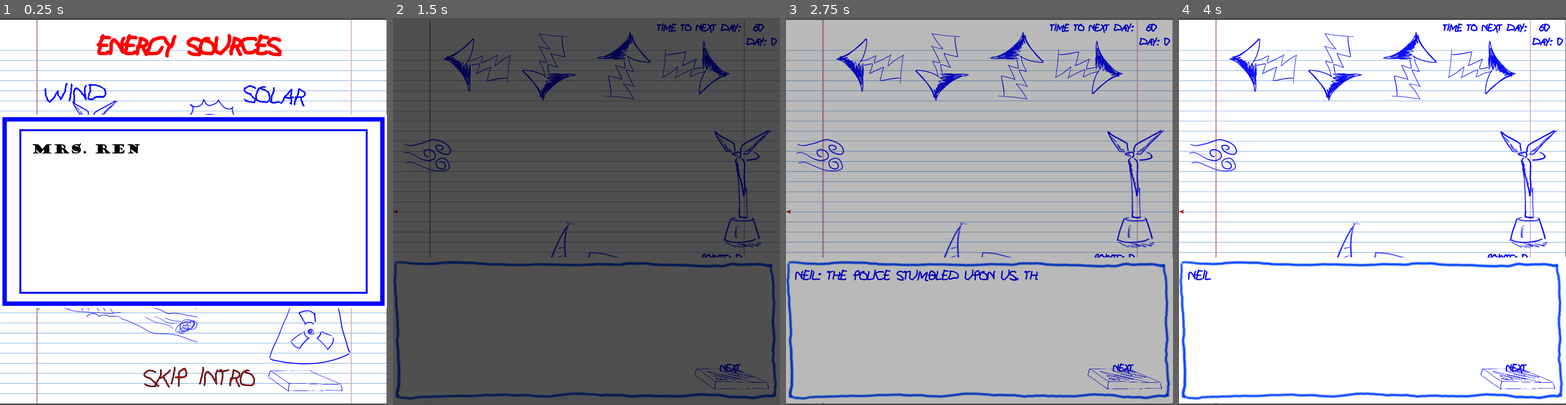
Above: before the commit, frames 1-4 (left to right).
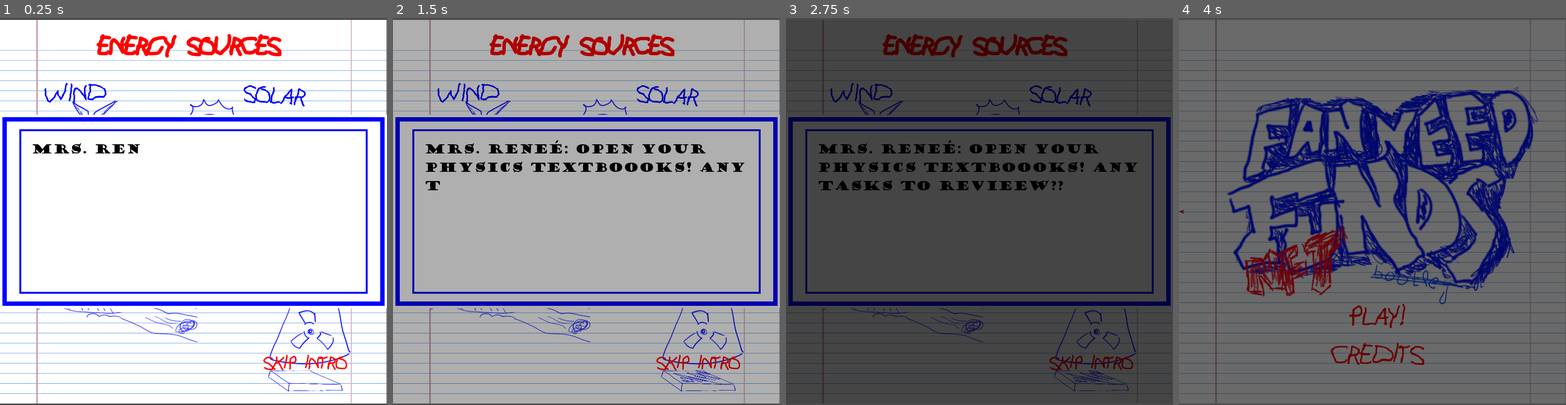
Above: after the commit, the same moments.

Repository: Hackerspace-IFUSP/Gogodot-Jam-2
Game: Godot game, scene res://Scenes/Intro.tscn
Two runs of this game, one before a commit and one after it. Both use one fixed random seed, a clock stepped at 60 frames per second and the inputs below.
Inputs (mouse positions are in pixels of both pictures, inside the frame that each line leads up to):
- Up to frame 1 (0.25 s): no input
- Up to frame 2 (1.5 s): click "Skip intro" at 0.5 s; click (725, 374) at 1.25 s, where only the run before the commit has a clickable "Next"
- Up to frame 3 (2.75 s): click (1118, 374) at 2 s, where only the run before the commit has a clickable "Next"
- Up to frame 4 (4 s): click (1480, 377) at 2.75 s, where only the run after the commit has a clickable "Skip intro"; tap Enter (ui_accept) at 3.5, 3.6, 3.77 s; hold Right (ui_right) from 3.53 s (still down)

The runs differ from the first frame. In frame 1, 0.7% of the frame differs, in the area x 37-90%, y 87-96%; in frame 2, 99%; in frame 3, 99%, in the area x 0-100%, y 0-100%; in frame 4, 99%.

Commit message:
title_and_end_screen

Diff:
--- a/Dialog_system/scripts/Dialog_box.gd
+++ b/Dialog_system/scripts/Dialog_box.gd
@@ -51,6 +51,7 @@
 
 
 func dialog_events():
+
 	if dialog_index == dialog.size():
 		hide()
 		pass
--- a/Scenes/Game.tscn
+++ b/Scenes/Game.tscn
@@ -16,6 +16,7 @@
 [ext_resource path="res://Scripts/Diolog.gd" type="Script" id=14]
 [ext_resource path="res://Sprites/Objects/Text_box_kid.png" type="Texture" id=15]
 [ext_resource path="res://music/ping_pong_8bit_beeep.ogg" type="AudioStream" id=16]
+[ext_resource path="res://Sprites/Objects/Text_box_intro.png" type="Texture" id=17]
 
 [sub_resource type="DynamicFont" id=15]
 size = 24
@@ -381,6 +382,59 @@
 outline_color = Color( 0, 0, 1, 1 )
 font_data = ExtResource( 6 )
 
+[sub_resource type="DynamicFont" id=27]
+size = 150
+outline_size = 3
+outline_color = Color( 0, 0, 1, 1 )
+font_data = ExtResource( 6 )
+
+[sub_resource type="Animation" id=28]
+length = 0.001
+tracks/0/type = "value"
+tracks/0/path = NodePath(".:position")
+tracks/0/interp = 1
+tracks/0/loop_wrap = true
+tracks/0/imported = false
+tracks/0/enabled = true
+tracks/0/keys = {
+"times": PoolRealArray( 0 ),
+"transitions": PoolRealArray( 1 ),
+"update": 0,
+"values": [ Vector2( 0, 0 ) ]
+}
+
+[sub_resource type="Animation" id=29]
+resource_name = "event"
+length = 0.3
+tracks/0/type = "value"
+tracks/0/path = NodePath(".:position")
+tracks/0/interp = 1
+tracks/0/loop_wrap = true
+tracks/0/imported = false
+tracks/0/enabled = true
+tracks/0/keys = {
+"times": PoolRealArray( 0, 0.3 ),
+"transitions": PoolRealArray( 1, 1 ),
+"update": 0,
+"values": [ Vector2( 800, 0 ), Vector2( 0, 0 ) ]
+}
+
+[sub_resource type="Animation" id=30]
+resource_name = "event2"
+length = 0.3
+tracks/0/type = "value"
+tracks/0/path = NodePath(".:position")
+tracks/0/interp = 1
+tracks/0/loop_wrap = true
+tracks/0/imported = false
+tracks/0/enabled = true
+tracks/0/keys = {
+"times": PoolRealArray( 0, 0.3 ),
+"transitions": PoolRealArray( 1, 1 ),
+"update": 0,
+"values": [ Vector2( 0, 0 ), Vector2( 800, 0 ) ]
+}
+
 [sub_resource type="Animation" id=25]
 length = 0.001
 tracks/0/type = "value"
@@ -535,7 +589,7 @@
 [node name="Wind" parent="FNF" instance=ExtResource( 5 )]
 position = Vector2( 77, 286 )
 scale = Vector2( 0.4, 0.4 )
-frame = 0
+frame = 3
 
 [node name="Killzone" type="Area2D" parent="FNF"]
 position = Vector2( -1, 2 )
@@ -946,13 +1000,19 @@
 position = Vector2( 397, 139 )
 texture = ExtResource( 15 )
 
+[node name="TextBox" type="Sprite" parent="Diolog/Control/Dialog_box"]
+visible = false
+position = Vector2( 397, 142.5 )
+scale = Vector2( 1, 0.7375 )
+texture = ExtResource( 17 )
+
 [node name="RichTextLabel" type="RichTextLabel" parent="Diolog/Control/Dialog_box"]
 anchor_right = 1.0
 anchor_bottom = 1.0
-margin_left = 16.0
-margin_top = 12.0
-margin_right = -7.0
-margin_bottom = -9.0
+margin_left = 47.0
+margin_top = 24.0
+margin_right = -34.0
+margin_bottom = -16.0
 grow_horizontal = 0
 custom_colors/default_color = Color( 0, 0, 1, 1 )
 custom_fonts/normal_font = SubResource( 6 )
@@ -990,6 +1050,55 @@
 "_edit_use_anchors_": false
 }
 
+[node name="Thanks" type="Node2D" parent="."]
+position = Vector2( 800, 0 )
+
+[node name="Bakcground" type="Sprite" parent="Thanks"]
+position = Vector2( 399, 400.46 )
+scale = Vector2( 0.707965, 0.495575 )
+texture = ExtResource( 3 )
+
+[node name="text" type="Label" parent="Thanks"]
+margin_left = -61.0
+margin_top = 173.0
+margin_right = 836.0
+margin_bottom = 576.0
+custom_colors/font_color = Color( 0, 0, 1, 1 )
+custom_fonts/font = SubResource( 27 )
+text = "Thanks
+for Playing"
+align = 1
+valign = 1
+__meta__ = {
+"_edit_use_anchors_": false
+}
+
+[node name="transition" type="AnimationPlayer" parent="Thanks"]
+reset_on_save = false
+anims/RESET = SubResource( 28 )
+anims/event = SubResource( 29 )
+anims/event2 = SubResource( 30 )
+
+[node name="Back" parent="Thanks" instance=ExtResource( 4 )]
+margin_left = 237.0
+margin_top = 642.0
+margin_right = 411.0
+margin_bottom = 734.0
+
+[node name="text" type="Label" parent="Thanks/Back"]
+margin_left = 34.0
+margin_top = 14.0
+margin_right = 151.0
+margin_bottom = 47.0
+custom_colors/font_color = Color( 0, 0, 1, 1 )
+custom_fonts/font = SubResource( 15 )
+text = "Back"
+align = 1
+valign = 1
+__meta__ = {
+"_edit_use_anchors_": false
+}
+
 [node name="transition" type="AnimationPlayer" parent="."]
 pause_mode = 2
 anims/RESET = SubResource( 25 )
@@ -997,7 +1106,6 @@
 
 [node name="Bkg" type="AudioStreamPlayer" parent="."]
 stream = ExtResource( 13 )
-autoplay = true
 
 [connection signal="area_shape_entered" from="FNF/Notes/Left/area" to="." method="_on_area_area_shape_entered"]
 [connection signal="timeout" from="FNF/Notes/Left/left_timer" to="." method="_on_left_timer_timeout"]
@@ -1021,3 +1129,4 @@
 [connection signal="pressed" from="Menu/upgrades/Buttons/Reactor" to="." method="_on_Reactor_pressed"]
 [connection signal="timeout" from="Diolog/Control/dialogue_timer" to="Diolog/Control/Dialog_box" method="_on_dialogue_timer_timeout"]
 [connection signal="pressed" from="Diolog/Next" to="Diolog" method="_on_Next_pressed"]
+[connection signal="pressed" from="Thanks/Back" to="." method="_on_Back_pressed"]
--- a/Scenes/Intro.tscn
+++ b/Scenes/Intro.tscn
@@ -59,6 +59,12 @@
 "values": [ Color( 1, 1, 1, 1 ), Color( 0, 0, 0, 1 ) ]
 }
 
+[sub_resource type="DynamicFont" id=21]
+size = 45
+outline_size = 1
+outline_color = Color( 1, 0, 0, 1 )
+font_data = ExtResource( 2 )
+
 [node name="Intro" type="Node2D"]
 
 [node name="Graphics" type="Node2D" parent="."]
@@ -204,7 +210,7 @@
 [node name="Tween" type="Tween" parent="Diolog/Control/Dialog_box"]
 
 [node name="dialogue_timer" type="Timer" parent="Diolog/Control"]
-wait_time = 5.0
+wait_time = 7.0
 one_shot = true
 
 [node name="transition" type="AnimationPlayer" parent="Diolog"]
@@ -217,12 +223,12 @@
 margin_bottom = 790.0
 
 [node name="Wind6" type="Label" parent="Skip"]
-margin_left = -295.0
-margin_right = 47.0
-margin_bottom = 100.0
+margin_left = -20.0
+margin_top = -31.0
+margin_right = 210.0
+margin_bottom = 69.0
 custom_colors/font_color = Color( 1, 0, 0, 1 )
-custom_colors/font_outline_modulate = Color( 0, 0, 0, 1 )
-custom_fonts/font = SubResource( 16 )
+custom_fonts/font = SubResource( 21 )
 text = "Skip intro"
 align = 1
 valign = 1
--- /dev/null
+++ b/Scenes/Title_screen.tscn
@@ -0,0 +1,438 @@
+[gd_scene load_steps=25 format=2]
+
+[ext_resource path="res://Sprites/Objects/papel_pautado_a4.png" type="Texture" id=1]
+[ext_resource path="res://Fonts/Kid_Font_.ttf" type="DynamicFontData" id=2]
+[ext_resource path="res://Sprites/Objects/FNF_Logo_transparent.png" type="Texture" id=3]
+[ext_resource path="res://music/Teroreterorerore.ogg" type="AudioStream" id=4]
+[ext_resource path="res://Scripts/Title_screen.gd" type="Script" id=5]
+[ext_resource path="res://Sprites/Objects/Arrow1.png" type="Texture" id=6]
+[ext_resource path="res://Sprites/Objects/Arrow2.png" type="Texture" id=7]
+
+[sub_resource type="DynamicFont" id=24]
+size = 60
+outline_size = 1
+outline_color = Color( 1, 0, 0, 1 )
+font_data = ExtResource( 2 )
+
+[sub_resource type="StyleBoxFlat" id=25]
+bg_color = Color( 0.6, 0.6, 0.6, 0 )
+
+[sub_resource type="StyleBoxTexture" id=26]
+
+[sub_resource type="DynamicFont" id=19]
+size = 60
+outline_size = 1
+outline_color = Color( 1, 0, 0, 1 )
+font_data = ExtResource( 2 )
+
+[sub_resource type="StyleBoxFlat" id=20]
+bg_color = Color( 0.6, 0.6, 0.6, 0 )
+
+[sub_resource type="StyleBoxTexture" id=21]
+
+[sub_resource type="DynamicFont" id=27]
+size = 60
+outline_size = 1
+outline_color = Color( 1, 0, 0, 1 )
+font_data = ExtResource( 2 )
+
+[sub_resource type="DynamicFont" id=28]
+size = 60
+outline_size = 1
+outline_color = Color( 0, 0, 1, 1 )
+font_data = ExtResource( 2 )
+
+[sub_resource type="DynamicFont" id=29]
+size = 40
+outline_size = 1
+outline_color = Color( 1, 0, 0, 1 )
+font_data = ExtResource( 2 )
+
+[sub_resource type="Animation" id=34]
+length = 0.001
+tracks/0/type = "value"
+tracks/0/path = NodePath(".:modulate")
+tracks/0/interp = 1
+tracks/0/loop_wrap = true
+tracks/0/imported = false
+tracks/0/enabled = true
+tracks/0/keys = {
+"times": PoolRealArray( 0 ),
+"transitions": PoolRealArray( 1 ),
+"update": 0,
+"values": [ Color( 0, 0, 0, 1 ) ]
+}
+
+[sub_resource type="Animation" id=30]
+resource_name = "event"
+tracks/0/type = "value"
+tracks/0/path = NodePath(".:modulate")
+tracks/0/interp = 1
+tracks/0/loop_wrap = true
+tracks/0/imported = false
+tracks/0/enabled = true
+tracks/0/keys = {
+"times": PoolRealArray( 0, 1 ),
+"transitions": PoolRealArray( 1, 1 ),
+"update": 0,
+"values": [ Color( 0, 0, 0, 1 ), Color( 1, 1, 1, 1 ) ]
+}
+
+[sub_resource type="Animation" id=35]
+resource_name = "event2"
+tracks/0/type = "value"
+tracks/0/path = NodePath(".:modulate")
+tracks/0/interp = 1
+tracks/0/loop_wrap = true
+tracks/0/imported = false
+tracks/0/enabled = true
+tracks/0/keys = {
+"times": PoolRealArray( 0, 1 ),
+"transitions": PoolRealArray( 1, 1 ),
+"update": 0,
+"values": [ Color( 1, 1, 1, 1 ), Color( 0, 0, 0, 1 ) ]
+}
+
+[sub_resource type="Animation" id=31]
+length = 0.001
+tracks/0/type = "value"
+tracks/0/path = NodePath("Credits:position")
+tracks/0/interp = 1
+tracks/0/loop_wrap = true
+tracks/0/imported = false
+tracks/0/enabled = true
+tracks/0/keys = {
+"times": PoolRealArray( 0 ),
+"transitions": PoolRealArray( 1 ),
+"update": 0,
+"values": [ Vector2( -800, 0 ) ]
+}
+
+[sub_resource type="Animation" id=32]
+resource_name = "event"
+length = 0.3
+tracks/0/type = "value"
+tracks/0/path = NodePath("Credits:position")
+tracks/0/interp = 1
+tracks/0/loop_wrap = true
+tracks/0/imported = false
+tracks/0/enabled = true
+tracks/0/keys = {
+"times": PoolRealArray( 0, 0.3 ),
+"transitions": PoolRealArray( 1, 1 ),
+"update": 0,
+"values": [ Vector2( -800, 0 ), Vector2( 0, 0 ) ]
+}
+
+[sub_resource type="Animation" id=33]
+resource_name = "event2"
+length = 0.3
+tracks/0/type = "value"
+tracks/0/path = NodePath("Credits:position")
+tracks/0/interp = 1
+tracks/0/loop_wrap = true
+tracks/0/imported = false
+tracks/0/enabled = true
+tracks/0/keys = {
+"times": PoolRealArray( 0, 0.3 ),
+"transitions": PoolRealArray( 1, 1 ),
+"update": 0,
+"values": [ Vector2( 0, 0 ), Vector2( -800, 0 ) ]
+}
+
+[sub_resource type="Animation" id=22]
+length = 0.001
+tracks/0/type = "value"
+tracks/0/path = NodePath("AudioStreamPlayer:playing")
+tracks/0/interp = 1
+tracks/0/loop_wrap = true
+tracks/0/imported = false
+tracks/0/enabled = true
+tracks/0/keys = {
+"times": PoolRealArray( 0 ),
+"transitions": PoolRealArray( 1 ),
+"update": 0,
+"values": [ true ]
+}
+tracks/1/type = "value"
+tracks/1/path = NodePath("Graphics/FnfLogoTransparent:scale")
+tracks/1/interp = 1
+tracks/1/loop_wrap = true
+tracks/1/imported = false
+tracks/1/enabled = true
+tracks/1/keys = {
+"times": PoolRealArray( 0 ),
+"transitions": PoolRealArray( 1 ),
+"update": 0,
+"values": [ Vector2( 1, 1 ) ]
+}
+tracks/2/type = "value"
+tracks/2/path = NodePath("Graphics:scale")
+tracks/2/interp = 1
+tracks/2/loop_wrap = true
+tracks/2/imported = false
+tracks/2/enabled = true
+tracks/2/keys = {
+"times": PoolRealArray( 0 ),
+"transitions": PoolRealArray( 1 ),
+"update": 0,
+"values": [ Vector2( 1, 1 ) ]
+}
+tracks/3/type = "value"
+tracks/3/path = NodePath("Graphics/Play:rect_scale")
+tracks/3/interp = 1
+tracks/3/loop_wrap = true
+tracks/3/imported = false
+tracks/3/enabled = true
+tracks/3/keys = {
+"times": PoolRealArray( 0 ),
+"transitions": PoolRealArray( 1 ),
+"update": 0,
+"values": [ Vector2( 1, 1 ) ]
+}
+tracks/4/type = "value"
+tracks/4/path = NodePath("Graphics/Credits_button:rect_scale")
+tracks/4/interp = 1
+tracks/4/loop_wrap = true
+tracks/4/imported = false
+tracks/4/enabled = true
+tracks/4/keys = {
+"times": PoolRealArray( 0 ),
+"transitions": PoolRealArray( 1 ),
+"update": 0,
+"values": [ Vector2( 1, 1 ) ]
+}
+
+[sub_resource type="Animation" id=23]
+resource_name = "event"
+length = 3.0
+loop = true
+step = 0.375
+tracks/0/type = "value"
+tracks/0/path = NodePath("AudioStreamPlayer:playing")
+tracks/0/interp = 1
+tracks/0/loop_wrap = true
+tracks/0/imported = false
+tracks/0/enabled = true
+tracks/0/keys = {
+"times": PoolRealArray( 0 ),
+"transitions": PoolRealArray( 1 ),
+"update": 1,
+"values": [ true ]
+}
+tracks/1/type = "value"
+tracks/1/path = NodePath("Graphics/FnfLogoTransparent:scale")
+tracks/1/interp = 1
+tracks/1/loop_wrap = true
+tracks/1/imported = false
+tracks/1/enabled = true
+tracks/1/keys = {
+"times": PoolRealArray( 0, 0.375, 0.75, 1.125, 1.5, 1.875, 2.25, 2.625 ),
+"transitions": PoolRealArray( 1, 1, 1, 1, 1, 1, 1, 1 ),
+"update": 1,
+"values": [ Vector2( 1, 1 ), Vector2( 1.1, 1.1 ), Vector2( 1, 1 ), Vector2( 1.1, 1.1 ), Vector2( 1, 1 ), Vector2( 1.1, 1.1 ), Vector2( 1, 1 ), Vector2( 1.1, 1.1 ) ]
+}
+tracks/2/type = "value"
+tracks/2/path = NodePath("Graphics/Play:rect_scale")
+tracks/2/interp = 1
+tracks/2/loop_wrap = true
+tracks/2/imported = false
+tracks/2/enabled = true
+tracks/2/keys = {
+"times": PoolRealArray( 0, 0.375, 0.75, 1.125, 1.5, 1.875, 2.25, 2.625 ),
+"transitions": PoolRealArray( 1, 1, 1, 1, 1, 1, 1, 1 ),
+"update": 1,
+"values": [ Vector2( 1, 1 ), Vector2( 1.1, 1.1 ), Vector2( 1, 1 ), Vector2( 1.1, 1.1 ), Vector2( 1, 1 ), Vector2( 1.1, 1.1 ), Vector2( 1, 1 ), Vector2( 1.1, 1.1 ) ]
+}
+tracks/3/type = "value"
+tracks/3/path = NodePath("Graphics/Credits_button:rect_scale")
+tracks/3/interp = 1
+tracks/3/loop_wrap = true
+tracks/3/imported = false
+tracks/3/enabled = true
+tracks/3/keys = {
+"times": PoolRealArray( 0, 0.375, 0.75, 1.125, 1.5, 1.875, 2.25, 2.625 ),
+"transitions": PoolRealArray( 1, 1, 1, 1, 1, 1, 1, 1 ),
+"update": 1,
+"values": [ Vector2( 1, 1 ), Vector2( 1.1, 1.1 ), Vector2( 1, 1 ), Vector2( 1.1, 1.1 ), Vector2( 1, 1 ), Vector2( 1.1, 1.1 ), Vector2( 1, 1 ), Vector2( 1.1, 1.1 ) ]
+}
+
+[node name="Title_screen" type="Node2D"]
+modulate = Color( 0, 0, 0, 1 )
+script = ExtResource( 5 )
+
+[node name="Graphics" type="Node2D" parent="."]
+
+[node name="Bakcground" type="Sprite" parent="Graphics"]
+position = Vector2( 399, 400.46 )
+scale = Vector2( 0.707965, 0.495575 )
+texture = ExtResource( 1 )
+
+[node name="FnfLogoTransparent" type="Sprite" parent="Graphics"]
+position = Vector2( 400, 400 )
+texture = ExtResource( 3 )
+
+[node name="Play" type="Button" parent="Graphics"]
+margin_left = 300.0
+margin_top = 588.0
+margin_right = 500.0
+margin_bottom = 648.0
+custom_colors/font_color = Color( 1, 0, 0, 1 )
+custom_fonts/font = SubResource( 24 )
+custom_styles/hover = SubResource( 25 )
+custom_styles/pressed = SubResource( 26 )
+custom_styles/focus = SubResource( 25 )
+custom_styles/disabled = SubResource( 25 )
+custom_styles/normal = SubResource( 25 )
+text = "Play!"
+__meta__ = {
+"_edit_use_anchors_": false
+}
+
+[node name="Credits_button" type="Button" parent="Graphics"]
+margin_left = 300.0
+margin_top = 668.0
+margin_right = 500.0
+margin_bottom = 728.0
+custom_colors/font_color = Color( 1, 0, 0, 1 )
+custom_fonts/font = SubResource( 19 )
+custom_styles/hover = SubResource( 20 )
+custom_styles/pressed = SubResource( 21 )
+custom_styles/focus = SubResource( 20 )
+custom_styles/disabled = SubResource( 20 )
+custom_styles/normal = SubResource( 20 )
+text = "Credits"
+__meta__ = {
+"_edit_use_anchors_": false
+}
+
+[node name="Credits" type="Node2D" parent="."]
+position = Vector2( -800, 0 )
+
+[node name="Bakcground" type="Sprite" parent="Credits"]
+position = Vector2( 399, 400.46 )
+scale = Vector2( 0.707965, 0.495575 )
+texture = ExtResource( 1 )
+
+[node name="A_game_by" type="Label" parent="Credits"]
+margin_left = 223.0
+margin_top = 28.0
+margin_right = 565.0
+margin_bottom = 128.0
+rect_rotation = -3.84097
+custom_colors/font_color = Color( 1, 0, 0, 1 )
+custom_fonts/font = SubResource( 27 )
+text = "A Game by:"
+align = 1
+valign = 1
+__meta__ = {
+"_edit_use_anchors_": false
+}
+
+[node name="KeichiTS" type="Label" parent="Credits"]
+margin_left = 110.0
+margin_top = 235.0
+margin_right = 610.0
+margin_bottom = 335.0
+rect_rotation = -3.84097
+custom_colors/font_color = Color( 0, 0, 1, 1 )
+custom_fonts/font = SubResource( 28 )
+text = "Programing: KeichiTS"
+align = 1
+valign = 1
+__meta__ = {
+"_edit_use_anchors_": false
+}
+
+[node name="Jaspior" type="Label" parent="Credits"]
+margin_left = 176.0
+margin_top = 366.0
+margin_right = 676.0
+margin_bottom = 466.0
+rect_rotation = 2.00559
+custom_colors/font_color = Color( 0, 0, 1, 1 )
+custom_fonts/font = SubResource( 28 )
+text = "Art: Jaspior"
+align = 1
+valign = 1
+__meta__ = {
+"_edit_use_anchors_": false
+}
+
+[node name="JulioCastaway" type="Label" parent="Credits"]
+margin_left = 141.0
+margin_top = 536.0
+margin_right = 642.0
+margin_bottom = 636.0
+rect_rotation = 1.0
+custom_colors/font_color = Color( 0, 0, 1, 1 )
+custom_fonts/font = SubResource( 28 )
+text = "Story: JulioCastaway"
+align = 1
+valign = 1
+__meta__ = {
+"_edit_use_anchors_": false
+}
+
+[node name="GogodotJam2" type="Label" parent="Credits"]
+margin_left = 260.0
+margin_top = 88.0
+margin_right = 761.0
+margin_bottom = 188.0
+rect_rotation = 2.64199
+custom_colors/font_color = Color( 1, 0, 0, 1 )
+custom_fonts/font = SubResource( 29 )
+text = "(For GogodotJam 2)"
+align = 1
+valign = 1
+__meta__ = {
+"_edit_use_anchors_": false
+}
+
+[node name="Arrow1" type="Sprite" parent="Credits"]
+position = Vector2( 227, 388 )
+texture = ExtResource( 6 )
+
+[node name="Arrow2" type="Sprite" parent="Credits"]
+position = Vector2( 607, 354 )
+texture = ExtResource( 7 )
+
+[node name="Back" type="Button" parent="Credits"]
+margin_left = 300.0
+margin_top = 668.0
+margin_right = 613.0
+margin_bottom = 728.0
+rect_rotation = 0.947283
+custom_colors/font_color = Color( 1, 0, 0, 1 )
+custom_fonts/font = SubResource( 19 )
+custom_styles/hover = SubResource( 20 )
+custom_styles/pressed = SubResource( 21 )
+custom_styles/focus = SubResource( 20 )
+custom_styles/disabled = SubResource( 20 )
+custom_styles/normal = SubResource( 20 )
+text = "Back Button"
+__meta__ = {
+"_edit_use_anchors_": false
+}
+
+[node name="transition" type="AnimationPlayer" parent="."]
+anims/RESET = SubResource( 34 )
+anims/event = SubResource( 30 )
+anims/event2 = SubResource( 35 )
+
+[node name="change_page" type="AnimationPlayer" parent="."]
+anims/RESET = SubResource( 31 )
+anims/event = SubResource( 32 )
+anims/event2 = SubResource( 33 )
+
+[node name="beat" type="AnimationPlayer" parent="."]
+anims/RESET = SubResource( 22 )
+anims/event = SubResource( 23 )
+
+[node name="AudioStreamPlayer" type="AudioStreamPlayer" parent="."]
+stream = ExtResource( 4 )
+volume_db = -4.0
+
+[connection signal="pressed" from="Graphics/Play" to="." method="_on_Play_pressed"]
+[connection signal="pressed" from="Graphics/Credits_button" to="." method="_on_Credits_button_pressed"]
+[connection signal="pressed" from="Credits/Back" to="." method="_on_Back_pressed"]
--- a/Scripts/Diolog.gd
+++ b/Scripts/Diolog.gd
@@ -3,7 +3,7 @@
 enum {on_dialog,out_dialog}
 var status = out_dialog
 var wait_time = 2
-
+var awake = 0
 enum{paused,runing}
 var pause = paused
 
@@ -41,10 +41,21 @@
 ]
 
 onready var text3 = [
-	"Plot3",
-	"Plot3",
-	"Plot3",
-	"Plot3"
+	"Neil: Good job, ol’ captain sir! We have released our most important power plant. Now the city will have all the energy needs fulfilled and mine extra UCOIN to boot. Well done! Also, did you knoooow that nuclear power plants are a ",
+	"Mrs. Reneé: ...carbooon free solution as well? Just like wind, solar and hydro, but with more efficiency. The drawback is that it can have some seriooous accidents when people are careless.",
+	"Sabrina: Like UCOINS…? They, like, are very dangerous if someone tweets something weird.",
+	"Miyamoto: !!!",
+	"Mrs. Reneé: No, not like that at aaall. While nuclear can go wrong when neglected, it is very difficult for accidents to truly happen. UCOIN, on the other hand, was bound to blooow up. And so it did.",
+	"Miyamoto: W-What do you mean???",
+	"Mrs. Reneé: Earlier this morning, the UCOIN market booombed. It lost 99.95% of it’s value overnight. I just saaaw it on the internet while you solved the last questions, actually.",
+	"Miyamoto: NOOOOOOOOOOOOOOOOOOO!!!!!",
+	"Neil! Man our stations! We are being attack-",
+	"...",
+	"What’s going on??",
+	"Mrs. Reneé: Finally! Our sleeping beeeauty awakes! You missed the last task, so I have EXTRA homework for you.",
+	"No… I will never have time to play like this!",
+	"Miyamoto: It’s all those crooks at the government's fault! If they had banned all other currencies, then UCOIN would-",
+	"Hey, listen, Miyamoto. I’m whispering so Mrs. Reneé can’t hear while Sabrina monologues about radioactive waste. What if I gave you all my stash of OMEGACOIN in exchange for you doing my homework? I farmed a lot in Farmcraft. It will lose value now, but I’m sure it"
 ]
 
 
@@ -84,6 +95,9 @@
 
 
 func dialog_events():
+	if dialog_index == 10 and awake != 0:
+		$Control/Dialog_box/TextBox.show()
+
 	if dialog_index == dialog.size():
 		dialog_index = -1
 #		counter += 1
@@ -98,6 +112,10 @@
 		hide()
 		get_tree().paused = false
 		button = not_pressed
+		$"../Bkg".play()
+
+		if awake != 0:
+			$"../Thanks/transition".play("event")
 
 
 func _on_Tween_tween_completed(object, key):
--- a/Scripts/Diolog_intro.gd
+++ b/Scripts/Diolog_intro.gd
@@ -78,7 +78,7 @@
 	if dialog_index == dialog.size():
 		$transition.play("event")
 		yield($transition,"animation_finished")
-		get_tree().change_scene("res://Scenes/Game.tscn")
+		get_tree().change_scene("res://Scenes/Title_screen.tscn")
 
 
 func _on_Tween_tween_completed(object, key):
@@ -95,4 +95,6 @@
 
 
 func _on_Skip_pressed():
-	get_tree().change_scene("res://Scenes/Game.tscn")
+	$transition.play("event")
+	yield($transition,"animation_finished")
+	get_tree().change_scene("res://Scenes/Title_screen.tscn")
--- a/Scripts/Game.gd
+++ b/Scripts/Game.gd
@@ -187,6 +187,7 @@
 		$Diolog.show()
 		$Diolog.pause = $Diolog.paused
 		$Diolog.dialog = $Diolog.text3
+		$Diolog.awake = 1
 		$Diolog.load_dialog()
 
 
@@ -280,13 +281,13 @@
 	energy = points
 	keys = out_keys
 	if level == level_1:
-		day_coin = int(rand_range(0.1 * energy, .15*energy))
+		day_coin = int(rand_range(0.06 * energy, .10*energy))
 
 	elif level == level_2:
-		day_coin = 2*int(rand_range(0.1 * energy, .15*energy))
+		day_coin = 2*int(rand_range(0.06 * energy, .10*energy))
 
 	elif level == level_3:
-		day_coin = 3*int(rand_range(0.1 * energy, .15*energy))
+		day_coin = 3*int(rand_range(0.06 * energy, .10*energy))
 
 
 	coin += day_coin + bonus
@@ -299,3 +300,8 @@
 
 
 ####################
+
+
+
+func _on_Back_pressed():
+	$"Thanks/transition".play("event2")
--- /dev/null
+++ b/Scripts/Title_screen.gd
@@ -0,0 +1,22 @@
+extends Node2D
+
+
+
+func _ready():
+	$transition.play("event")
+	$beat.play("event")
+
+
+
+func _on_Play_pressed():
+	$transition.play("event2")
+	yield($transition,"animation_finished")
+	get_tree().change_scene("res://Scenes/Game.tscn")
+
+
+func _on_Credits_button_pressed():
+	$change_page.play("event")
+
+
+func _on_Back_pressed():
+	$change_page.play("event2")
Not shown: 1 places in Scenes/Game.tscn that only renumber resources
Not shown: 1 places in Scenes/Intro.tscn that only renumber resources
Binary file added: Sprites/Objects/Arrow1.png
Not shown, added: Sprites/Objects/Arrow1.png.import
Binary file added: Sprites/Objects/Arrow2.png
Not shown, added: Sprites/Objects/Arrow2.png.import
Not shown, changed: export_presets.cfg
Not shown, added: html/index.apple-touch-icon.png.import
Not shown, added: html/index.icon.png.import
Not shown, added: html/index.png.import
Not shown, added: music/Teroreterorerore.ogg.import
Not shown, added: music/basic_tutstuts.wav.import
(and 10 more such lines)
